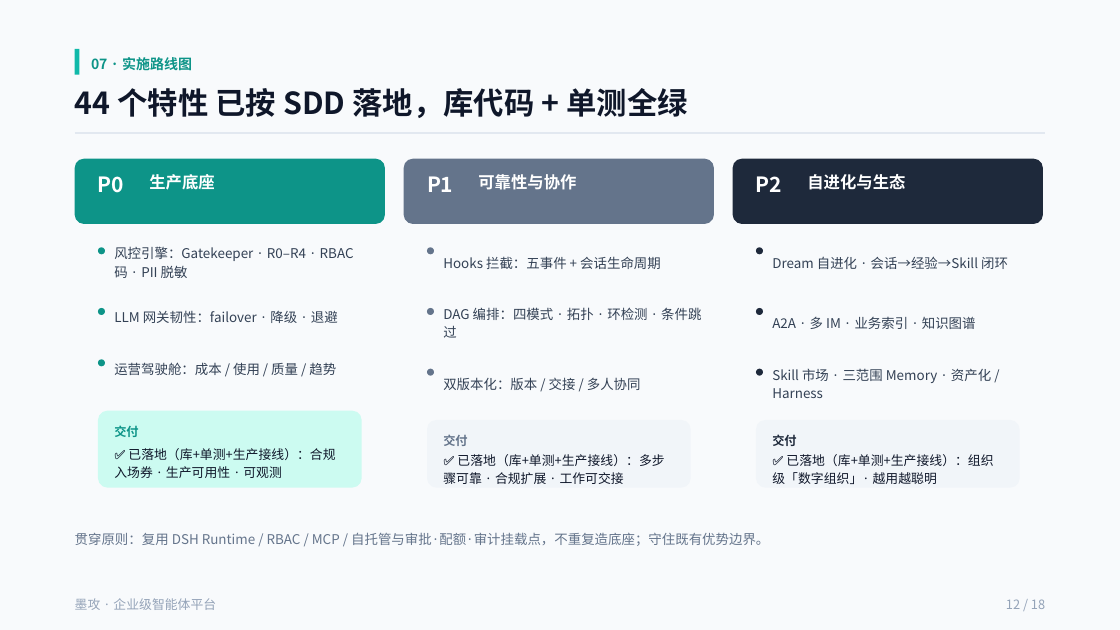
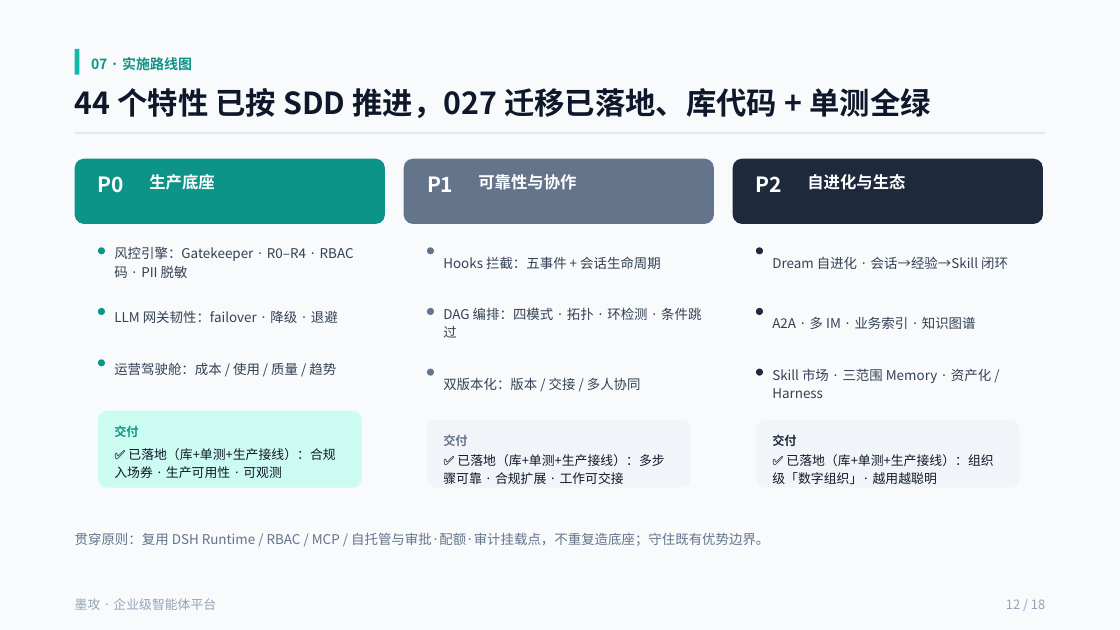
Before and after one commit to cooper2006/mogo, a slide deck: slide 12 of docs/intro-v4.pptx. Drawn at 1120x630 pixels with LibreOffice and Linux fonts; fonts in the diff are those of the drawing. Boxes give left, top, right and bottom in pixels: in the first picture for what was removed or moved away, otherwise in the second. Text is boxed around its words. In the diff, an @@ line names an element or a change of style, - is before the commit and + after.

```diff
--- a/docs/intro-v4.pptx
+++ b/docs/intro-v4.pptx
@@ text at (75, 88, 930, 118): text changed @@
-44 个特性 已按 SDD 落地，库代码 + 单测全绿
+44 个特性 已按 SDD 推进，027 迁移已落地、库代码 + 单测全绿
```
Also in this commit, not shown: 4 other slides changed.
